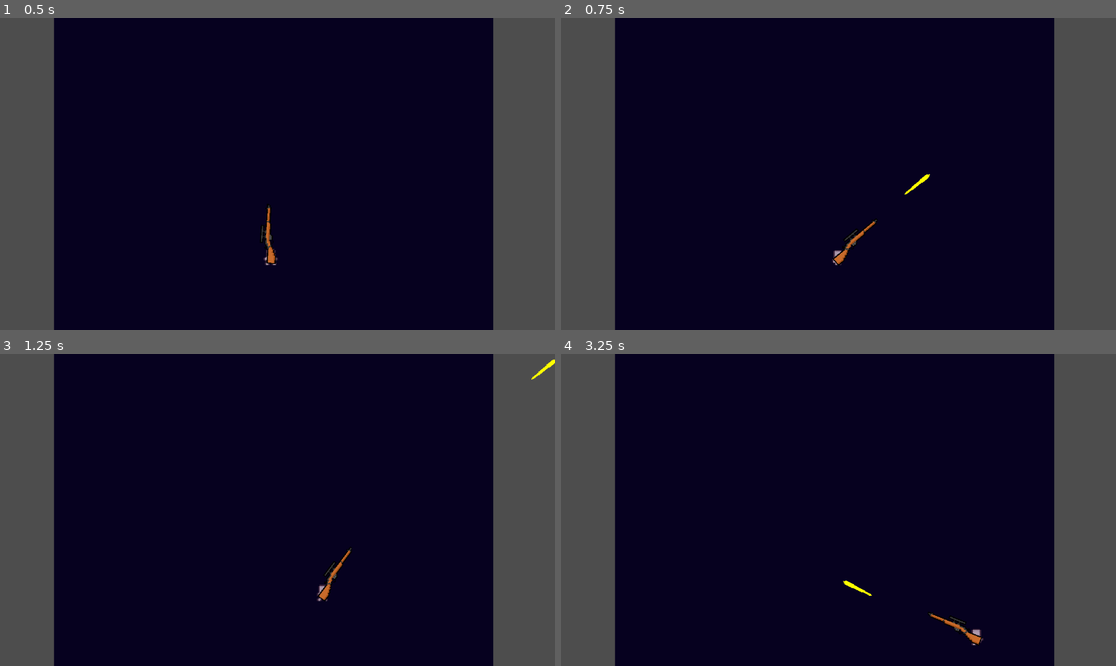
Above: before the commit, frames 1-4 (two rows, left to right).
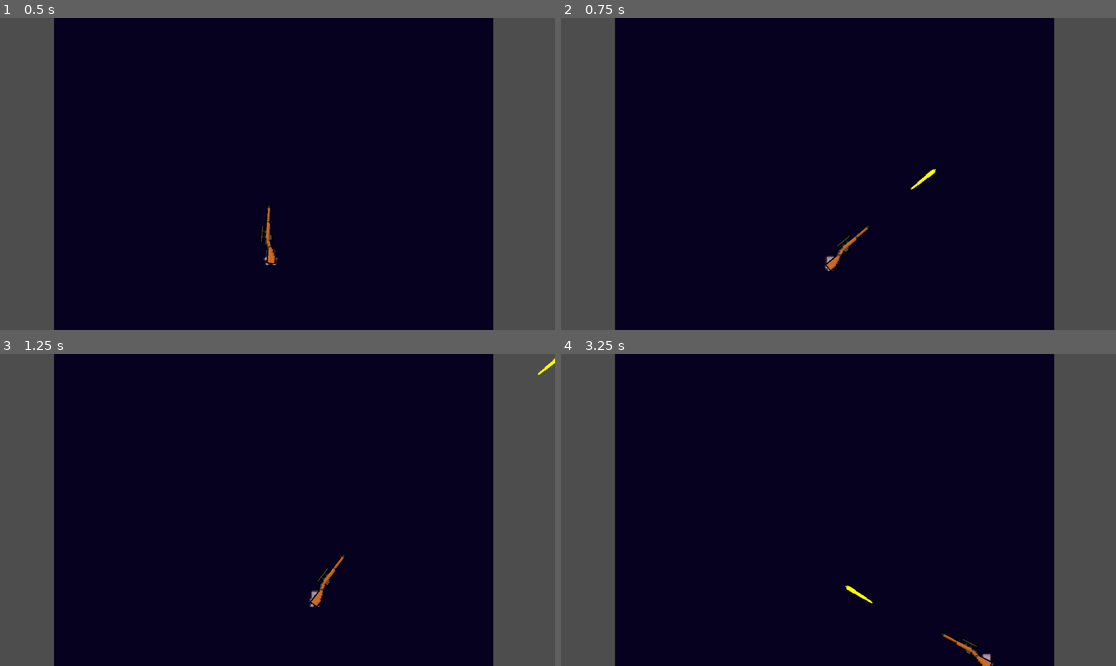
Above: after the commit, the same moments.

Repository: MettallicOnyx/Boss-Rush-Jam-Project
Game: Godot game, scene res://scenes/boss_rush_jam.tscn
The game is run twice, just before and just after one commit, with the same random seed, the same clock (stepped at 60 frames per second) and the same inputs.
Inputs (mouse positions are in pixels of both pictures, inside the frame that each line leads up to):
- Up to frame 1 (0.5 s): no input
- Up to frame 2 (0.75 s): tap Enter (ui_accept) at 0.5 s; move the mouse to (960, 158) at 0.52 s; hold D (right) from 0.53 s (still down); click (960, 158) at 0.6 s
- Up to frame 3 (1.25 s): keep holding D (right); tap Enter (ui_accept) at 0.77 s
- Up to frame 4 (3.25 s): move the mouse to (727, 525) at 1.27 s; release D (right) at 1.28 s; hold S (down) 1.28-2.03 s; click (727, 525) at 1.35 s; tap Enter (ui_accept) at 1.52, 3.02 s; move the mouse to (894, 441) at 2.02 s; hold D (right) 2.03-2.78 s; hold F 2.03-2.78 s; click (894, 441) at 2.3 s; move the mouse to (810, 572) at 2.77 s; hold W (up) from 2.78 s (still down); tap Q at 2.85 s; click (810, 572) at 3.05 s

Frame 1 is identical in both runs. In frame 2, 0.4% of the frame differs, in the area x 47-68%, y 48-82%; in frame 3, 0.4%; in frame 4, 0.7%, in the area x 50-78%, y 72-100%.

Commit message:
recoil for gun

Diff:
--- a/scripts/gun.gd
+++ b/scripts/gun.gd
@@ -3,9 +3,11 @@
 const BULLET = preload("res://scenes/bullet.tscn")
 
 @onready var muzzle: Marker2D = $Marker2D
+@onready var player: CharacterBody2D = $".."
 
+var recoil_strength: float = 20.0
 
-func _process(delta: float) -> void:
+func _process(_delta: float) -> void:
 	look_at(get_global_mouse_position())
 
 	rotation_degrees = wrap(rotation_degrees, 0, 360)
@@ -13,8 +15,16 @@
 		scale.y = -1
 	else:
 		scale.y = 1
+
+
+func _input(_event: InputEvent) -> void:
 	if Input.is_action_just_pressed("shoot"):
 		var bullet_instance = BULLET.instantiate()
 		get_tree().root.add_child(bullet_instance)
 		bullet_instance.global_position = muzzle.global_position
 		bullet_instance.rotation = rotation
+
+
+		var recoil_angle := player.position.angle_to_point(get_global_mouse_position())
+		var recoil_dir := -Vector2.RIGHT.rotated(recoil_angle);
+		player.position += recoil_dir * recoil_strength;
